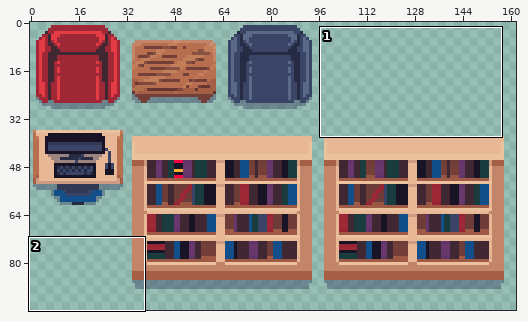
Sprite sheet -- brackeys-2023-2/Assets/Sprites/level1-objects.png. Above: a wide view before the commit, with the close-up outlined.
Close-up. As it was:
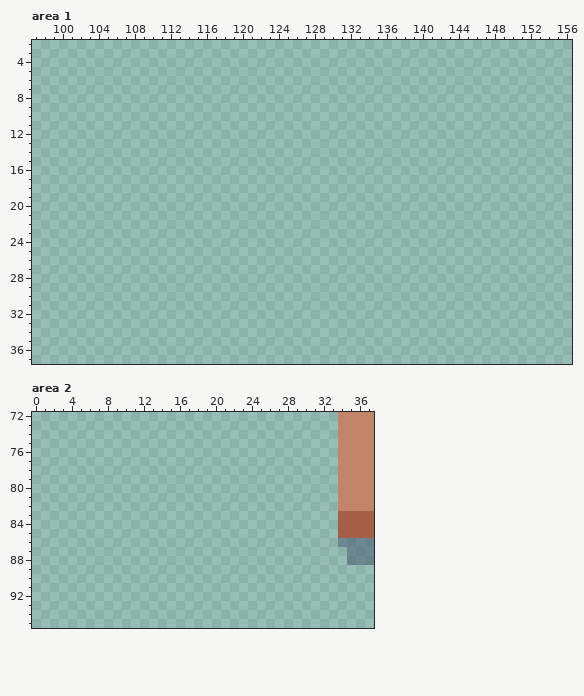
The file is 192x96 pixels. Colours within 5 levels of each other are drawn and written as one. Shown: area 1: x 97..156, y 2..37; area 2: x 0..37, y 72..95. The wide view leaves out empty margins.
Once edited:
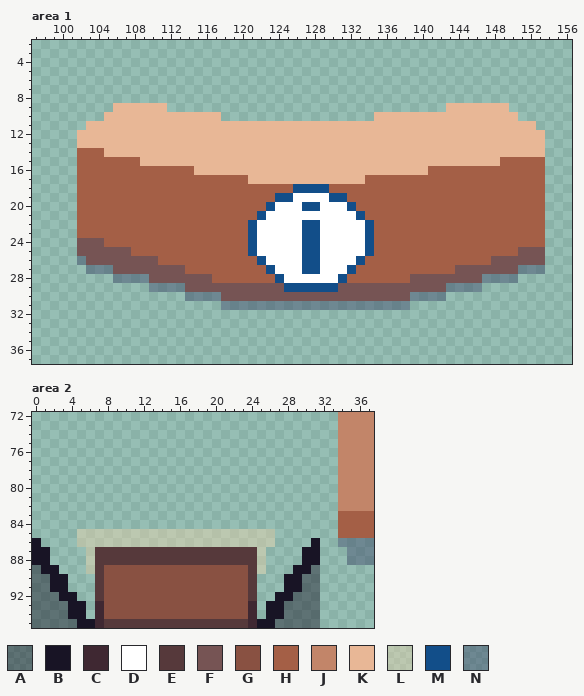
Palette (. is transparent): A #18142572  B #181425  C #3f2832  D #ffffff  E #56393b  F #765454  G #895142  H #a45f46  J #c28569  K #e8b796  L #ead4aa72  M #124e89  N #3a446670
Author's note on the commit: yay final furniture!
Edits made:
--- area 1
@@ x 97..156 @@
  8 ............................................................
- 9 ............................................................
-10 ............................................................
-11 ............................................................
-12 ............................................................
-13 ............................................................
-14 ............................................................
-15 ............................................................
-16 ............................................................
-17 ............................................................
-18 ............................................................
-19 ............................................................
-20 ............................................................
-21 ............................................................
-22 ............................................................
-23 ............................................................
-24 ............................................................
-25 ............................................................
-26 ............................................................
-27 ............................................................
-28 ............................................................
-29 ............................................................
-30 ............................................................
-31 ............................................................
+ 9 .........KKKKKK...............................KKKKKKK.......
+10 ........KKKKKKKKKKKKK.................KKKKKKKKKKKKKKKK......
+11 ......KKKKKKKKKKKKKKKKKKKKKKKKKKKKKKKKKKKKKKKKKKKKKKKKKK....
+12 .....KKKKKKKKKKKKKKKKKKKKKKKKKKKKKKKKKKKKKKKKKKKKKKKKKKKK...
+13 .....KKKKKKKKKKKKKKKKKKKKKKKKKKKKKKKKKKKKKKKKKKKKKKKKKKKK...
+14 .....HHHKKKKKKKKKKKKKKKKKKKKKKKKKKKKKKKKKKKKKKKKKKKKKKKKK...
+15 .....HHHHHHHKKKKKKKKKKKKKKKKKKKKKKKKKKKKKKKKKKKKKKKKHHHHH...
+16 .....HHHHHHHHHHHHHKKKKKKKKKKKKKKKKKKKKKKKKKKHHHHHHHHHHHHH...
+17 .....HHHHHHHHHHHHHHHHHHHKKKKKKKKKKKKKHHHHHHHHHHHHHHHHHHHH...
+18 .....HHHHHHHHHHHHHHHHHHHHHHHHMMMMHHHHHHHHHHHHHHHHHHHHHHHH...
+19 .....HHHHHHHHHHHHHHHHHHHHHHMMDDDDMMHHHHHHHHHHHHHHHHHHHHHH...
+20 .....HHHHHHHHHHHHHHHHHHHHHMDDDMMDDDMHHHHHHHHHHHHHHHHHHHHH...
+21 .....HHHHHHHHHHHHHHHHHHHHMDDDDDDDDDDMHHHHHHHHHHHHHHHHHHHH...
+22 .....HHHHHHHHHHHHHHHHHHHMDDDDDMMDDDDDMHHHHHHHHHHHHHHHHHHH...
+23 .....HHHHHHHHHHHHHHHHHHHMDDDDDMMDDDDDMHHHHHHHHHHHHHHHHHHH...
+24 .....FFFHHHHHHHHHHHHHHHHMDDDDDMMDDDDDMHHHHHHHHHHHHHHHHHHH...
+25 .....FFFFFFHHHHHHHHHHHHHMDDDDDMMDDDDDMHHHHHHHHHHHHHHHHFFF...
+26 .....NFFFFFFFFHHHHHHHHHHHMDDDDMMDDDDMHHHHHHHHHHHHHHFFFFFF...
+27 ......NNNFFFFFFFFHHHHHHHHHMDDDMMDDDMHHHHHHHHHHHFFFFFFFNNN...
+28 .........NNNNFFFFFFFHHHHHHHMDDDDDDMHHHHHHHFFFFFFFFNNNN......
+29 .............NNNNFFFFFFFFFFFMMMMMMFFFFFFFFFFFFNNNN..........
+30 .................NNNNFFFFFFFFFFFFFFFFFFFFFNNNN..............
+31 .....................NNNNNNNNNNNNNNNNNNNNN..................
 32 ............................................................
--- area 2
@@ x 0..37 @@
 84 ..................................HHHH
-85 ..................................HHHH
-86 ..................................NNNN
-87 ...................................NNN
-88 ...................................NNN
-89 ......................................
-90 ......................................
-91 ......................................
-92 ......................................
-93 ......................................
-94 ......................................
-95 ......................................
+85 .....LLLLLLLLLLLLLLLLLLLLLL.......HHHH
+86 B....LLLLLLLLLLLLLLLLLLLLLL....B..NNNN
+87 BB....LEEEEEEEEEEEEEEEEEEL....BB...NNN
+88 BB....LEEEEEEEEEEEEEEEEEEL....BB...NNN
+89 ABB...LEGGGGGGGGGGGGGGGGEL...BBA......
+90 AABB...EGGGGGGGGGGGGGGGGE...BBAA......
+91 AABB...EGGGGGGGGGGGGGGGGE...BBAA......
+92 AAABB..EGGGGGGGGGGGGGGGGE..BBAAA......
+93 AAAABB.CGGGGGGGGGGGGGGGGC.BBAAAA......
+94 AAAABB.CGGGGGGGGGGGGGGGGC.BBAAAA......
+95 AAAAABBCEEEEEEEEEEEEEEEECBBAAAAA......
Boxes around the changes in both close-ups, in picture pixels (x1, y1, x2, y2):
added: (77, 103, 545, 310)
added: (32, 529, 320, 628)
